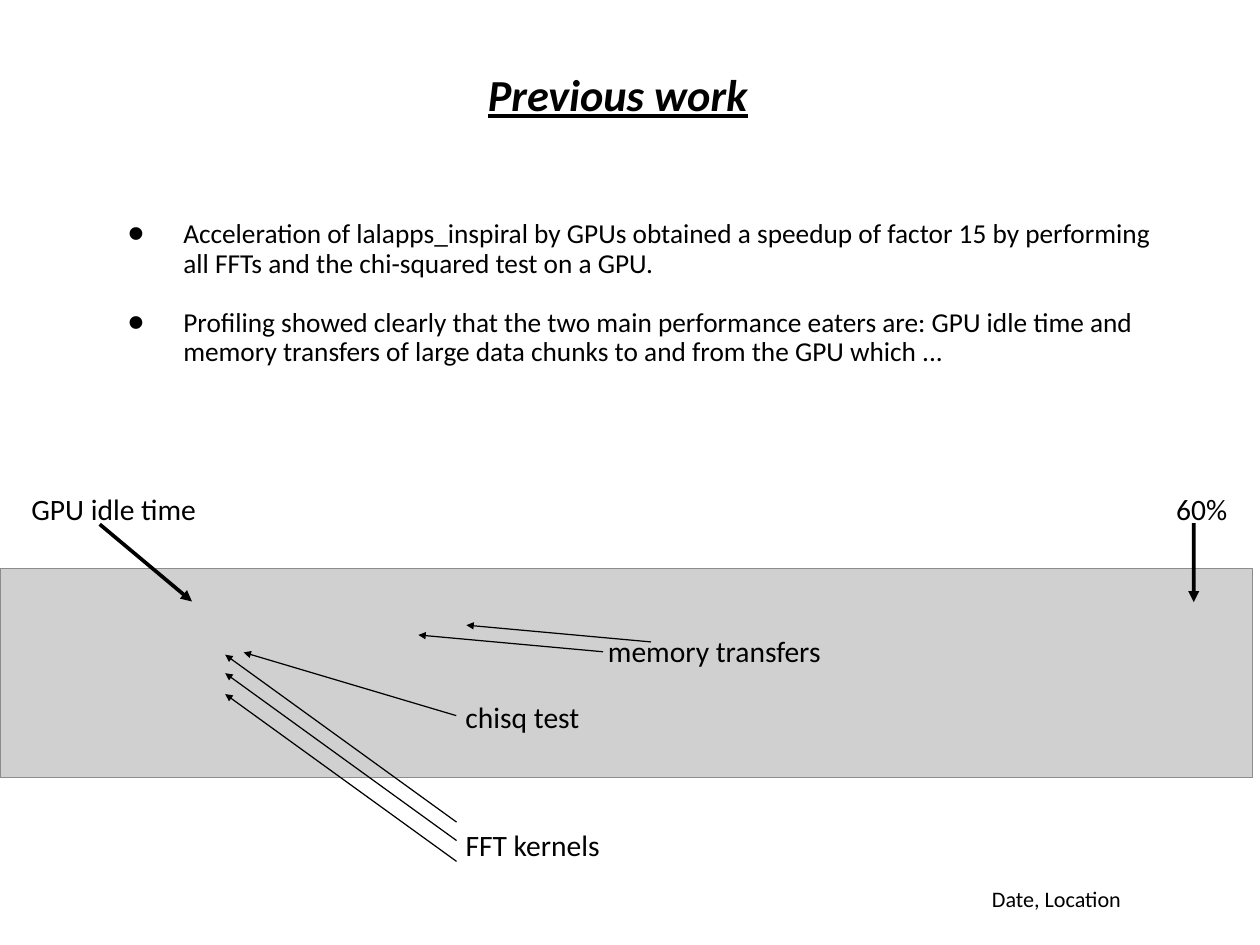
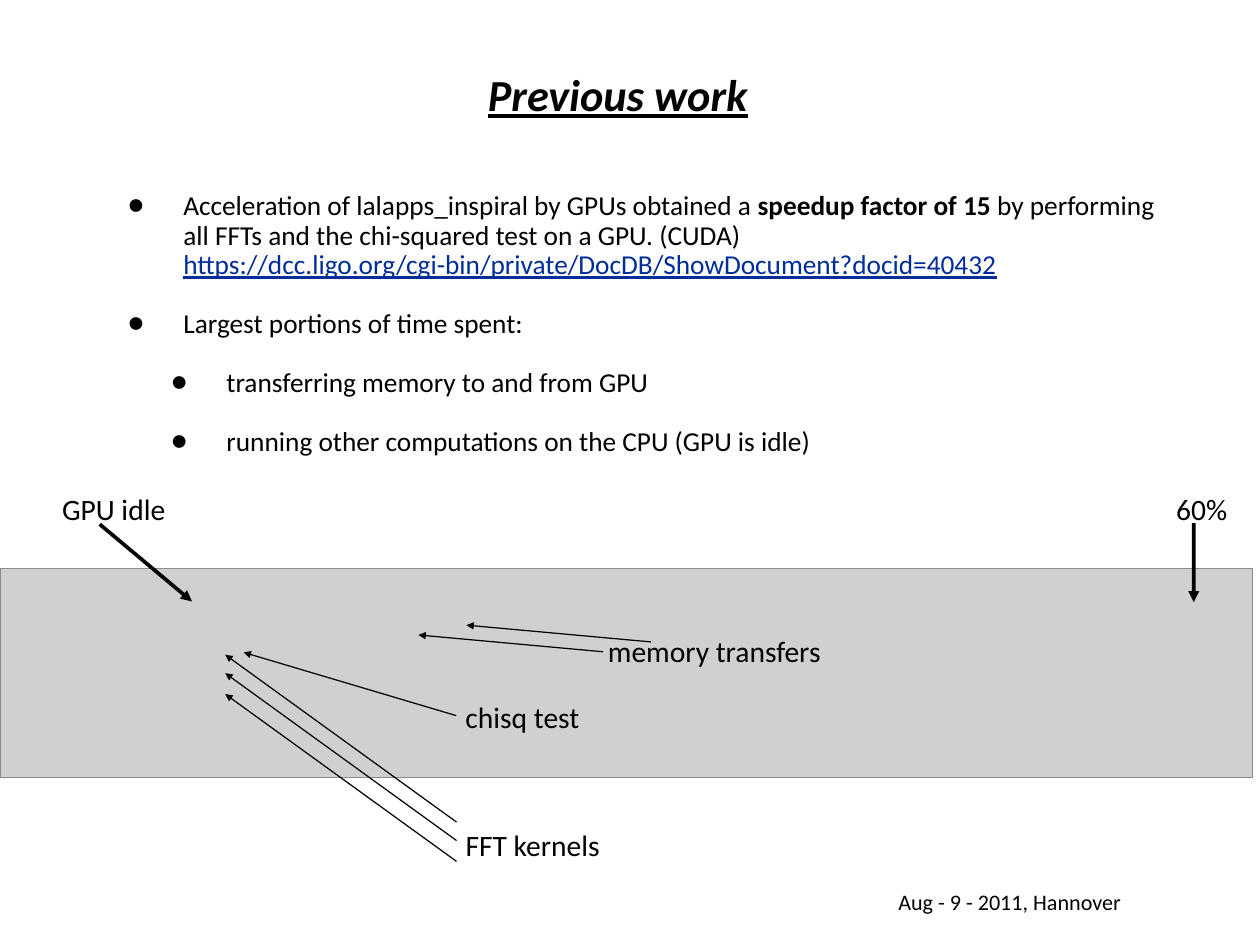
Before and after one commit to gwastro/pycbc, a slide deck: slide 2 of doc/Pycbc-Refactoring-GPU-inspiral.ppt. Drawn at 1260x945 pixels with LibreOffice and Linux fonts; fonts in the diff are those of the drawing; grey boxes stand for pictures; background and template pictures are left out. Boxes give left, top, right and bottom in pixels: in the first picture for what was removed or moved away, otherwise in the second. Text is boxed around its words. In the diff, an @@ line names an element or a change of style, - is before the commit and + after.

```diff
--- a/doc/Pycbc-Refactoring-GPU-inspiral.ppt
+++ b/doc/Pycbc-Refactoring-GPU-inspiral.ppt
@@ text at (x1=183, y1=196, x2=1154, y2=456): text changed @@
-• Acceleration of lalapps_inspiral by GPUs obtained a speedup of factor 15 by performing all FFTs and the chi-squared test on a GPU.
-• Profiling showed clearly that the two main performance eaters are: GPU idle time and memory transfers of large data chunks to and from the GPU which ...
+• Acceleration of lalapps_inspiral by GPUs obtained a speedup factor of 15 by performing all FFTs and the chi-squared test on a GPU. (CUDA) https://dcc.ligo.org/cgi-bin/private/DocDB/ShowDocument?docid=40432
+• Largest portions of time spent:
+  • transferring memory to and from GPU
+  • running other computations on the CPU (GPU is idle)
@@ text at (x1=62, y1=499, x2=165, y2=527): text changed @@
-GPU idle time
+GPU idle
@@ text added at (x1=898, y1=895, x2=1121, y2=914), 18 pt, text #000000 @@
+Aug - 9 - 2011, Hannover
@@ text removed at (x1=992, y1=891, x2=1121, y2=910) @@
-Date, Location
```
Also in this commit, not shown: 11 other slides changed, 1 slide added, 2 slides removed, 2 other files.
